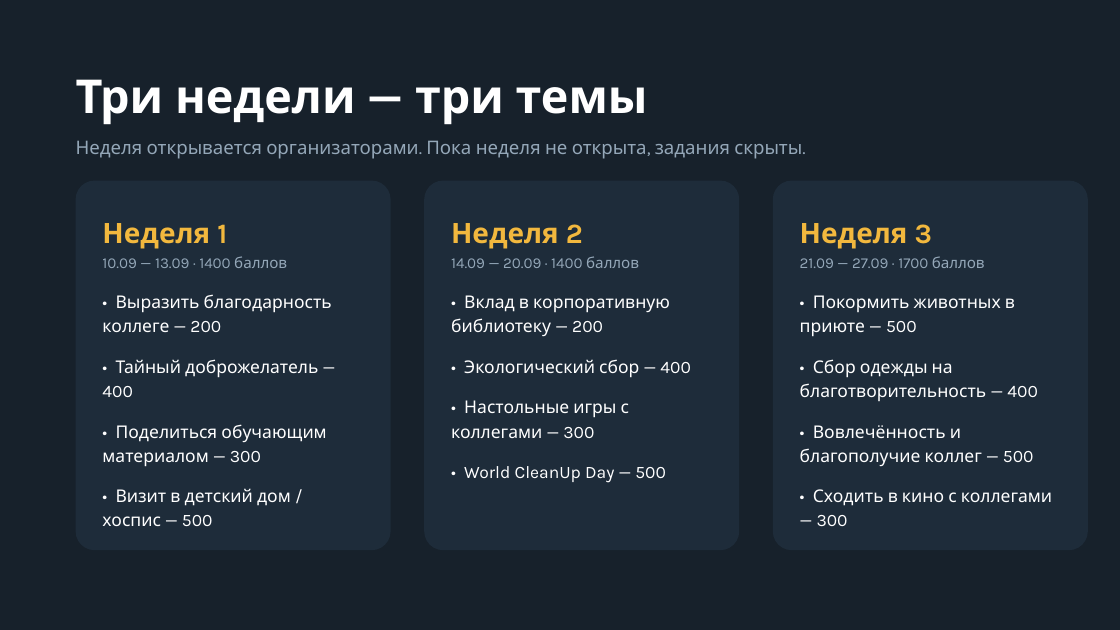
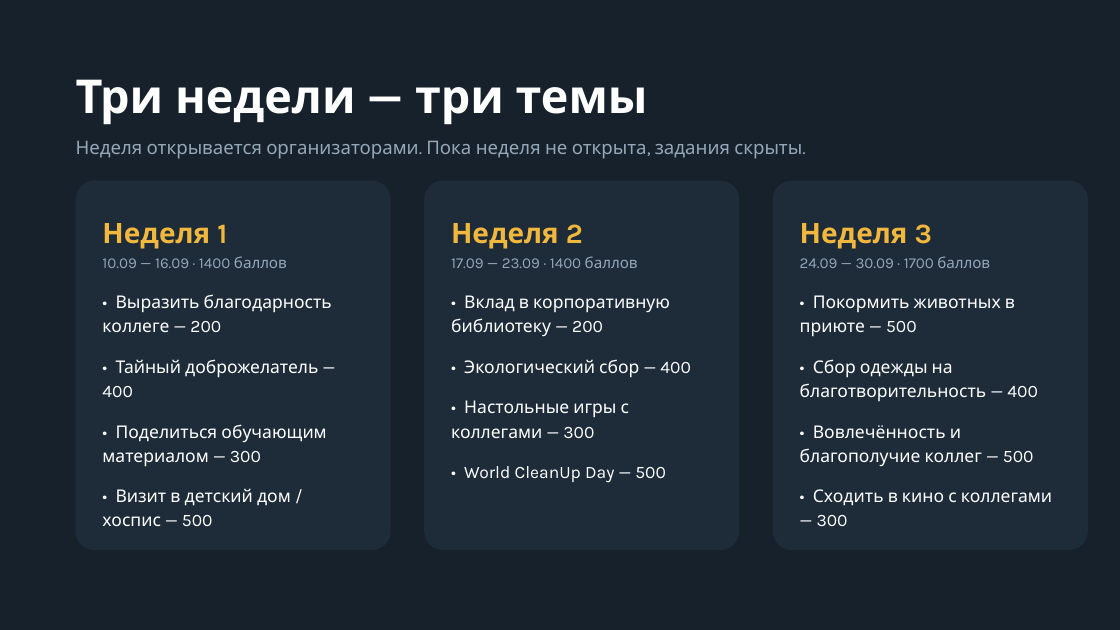
Before and after one commit to ekzotik-inc/we_grow_dobro, a slide deck: slide 3 of data/Марафон_добрых_дел_для_участников.pptx. Drawn at 1120x630 pixels with LibreOffice and Linux fonts; fonts in the diff are those of the drawing. Boxes give left, top, right and bottom in pixels: in the first picture for what was removed or moved away, otherwise in the second. Text is boxed around its words. In the diff, an @@ line names an element or a change of style, - is before the commit and + after.

```diff
--- a/data/Марафон_добрых_дел_для_участников.pptx
+++ b/data/Марафон_добрых_дел_для_участников.pptx
@@ text at box(102, 256, 287, 268): text changed @@
-10.09 — 13.09 · 1400 баллов
+10.09 — 16.09 · 1400 баллов
@@ text at box(451, 256, 638, 268): text changed @@
-14.09 — 20.09 · 1400 баллов
+17.09 — 23.09 · 1400 баллов
@@ text at box(800, 256, 990, 268): text changed @@
-21.09 — 27.09 · 1700 баллов
+24.09 — 30.09 · 1700 баллов
```
Also in this commit, not shown: 3 other slides changed, 16 other files.
